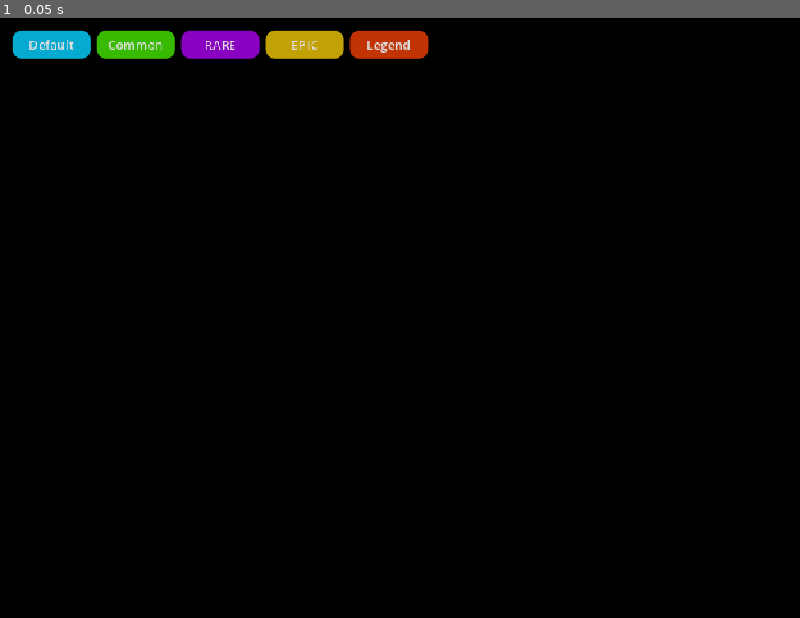
Above: before the commit, frame 1.
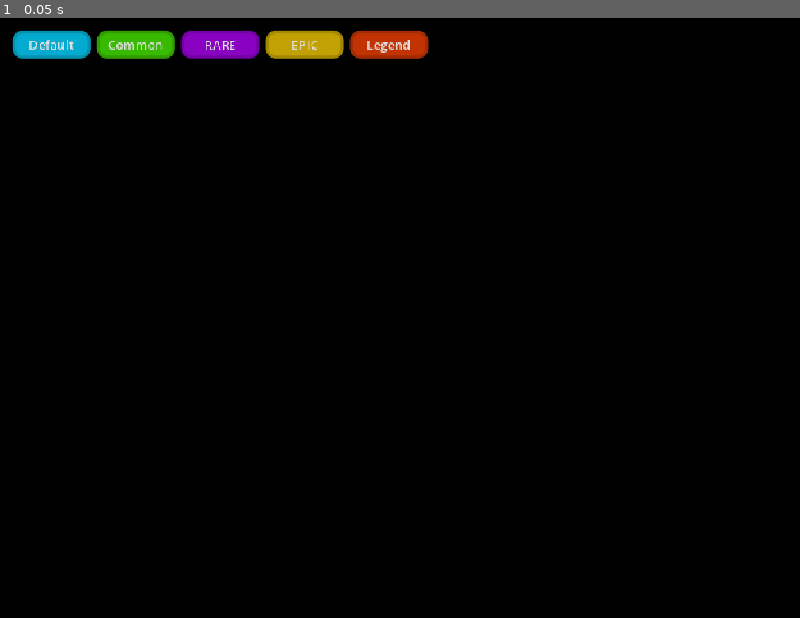
Above: after the commit, the same moment.

Repository: leexiaohui1997/brotato
Game: Godot game, scene res://scenes/dashboard/ui_dashboard/ui_dashboard.tscn
Two runs of this game, one before a commit and one after it. Both use one fixed random seed, a clock stepped at 60 frames per second and the inputs below. The project has no main scene, so this scene is started directly.
Inputs:
- Up to frame 1 (0.05 s): no input

The runs differ from the first frame. In frame 1, 0.5% of the frame differs, in the area x 1-54%, y 2-7%.

Commit message:
feat(ui-button): 支持按钮边框宽度与边框色
- 新增 BroButtonConfig.border_width 配置项控制是否绘制边框
- 新增 ColorUtils.generate_border_colors 生成各状态边框色值
- BroButton.update_styles 在存在 border_width 时应用边框宽度与颜色
- ui_dashboard 为默认按钮配置边框宽度 4 并补充样式边框

Diff:
--- a/scenes/dashboard/ui_dashboard/ui_dashboard.tscn
+++ b/scenes/dashboard/ui_dashboard/ui_dashboard.tscn
@@ -5,6 +5,11 @@
 
 [sub_resource type="StyleBoxFlat" id="StyleBoxFlat_ccbgh"]
 bg_color = Color(0.015686275, 0.6666667, 0.8117647, 1)
+border_width_left = 4
+border_width_top = 4
+border_width_right = 4
+border_width_bottom = 4
+border_color = Color(0.013367417, 0.5681158, 0.6917647, 1)
 corner_radius_top_left = 12
 corner_radius_top_right = 12
 corner_radius_bottom_right = 12
@@ -12,6 +17,11 @@
 
 [sub_resource type="StyleBoxFlat" id="StyleBoxFlat_s7hxd"]
 bg_color = Color(0.014140364, 0.60096604, 0.73176473, 1)
+border_width_left = 4
+border_width_top = 4
+border_width_right = 4
+border_width_bottom = 4
+border_color = Color(0.011821526, 0.50241536, 0.6117647, 1)
 corner_radius_top_left = 12
 corner_radius_top_right = 12
 corner_radius_bottom_right = 12
@@ -19,6 +29,11 @@
 
 [sub_resource type="StyleBoxFlat" id="StyleBoxFlat_vo2rd"]
 bg_color = Color(0.017232146, 0.7323669, 0.8917647, 1)
+border_width_left = 4
+border_width_top = 4
+border_width_right = 4
+border_width_bottom = 4
+border_color = Color(0.014913308, 0.63381624, 0.7717647, 1)
 corner_radius_top_left = 12
 corner_radius_top_right = 12
 corner_radius_bottom_right = 12
@@ -26,13 +41,29 @@
 
 [sub_resource type="StyleBoxFlat" id="StyleBoxFlat_frb25"]
 bg_color = Color(0.56, 0.6744827, 0.7, 1)
-corner_radius_top_left = 12
-corner_radius_top_right = 12
-corner_radius_bottom_right = 12
-corner_radius_bottom_left = 12
+border_width_left = 4
+border_width_top = 4
+border_width_right = 4
+border_width_bottom = 4
+border_color = Color(0.54, 0.58906406, 0.6, 1)
+corner_radius_top_left = 12
+corner_radius_top_right = 12
+corner_radius_bottom_right = 12
+corner_radius_bottom_left = 12
+
+[sub_resource type="Resource" id="Resource_pibyo"]
+script = ExtResource("2_ccbgh")
+corner_radius = 12
+border_width = 4
+metadata/_custom_type_script = "uid://bpfmiym8fs6pp"
 
 [sub_resource type="StyleBoxFlat" id="StyleBoxFlat_pibyo"]
 bg_color = Color(0.21960784, 0.7294118, 0, 1)
+border_width_left = 4
+border_width_top = 4
+border_width_right = 4
+border_width_bottom = 4
+border_color = Color(0.18347879, 0.6094118, 0, 1)
 corner_radius_top_left = 12
 corner_radius_top_right = 12
 corner_radius_bottom_right = 12
@@ -40,6 +71,11 @@
 
 [sub_resource type="StyleBoxFlat" id="StyleBoxFlat_x5jt4"]
 bg_color = Color(0.1955218, 0.6494118, 0, 1)
+border_width_left = 4
+border_width_top = 4
+border_width_right = 4
+border_width_bottom = 4
+border_color = Color(0.15939277, 0.5294118, 0, 1)
 corner_radius_top_left = 12
 corner_radius_top_right = 12
 corner_radius_bottom_right = 12
@@ -47,6 +83,11 @@
 
 [sub_resource type="StyleBoxFlat" id="StyleBoxFlat_yp0e1"]
 bg_color = Color(0.24369383, 0.80941176, 0, 1)
+border_width_left = 4
+border_width_top = 4
+border_width_right = 4
+border_width_bottom = 4
+border_color = Color(0.2075648, 0.68941176, 0, 1)
 corner_radius_top_left = 12
 corner_radius_top_right = 12
 corner_radius_bottom_right = 12
@@ -54,6 +95,11 @@
 
 [sub_resource type="StyleBoxFlat" id="StyleBoxFlat_f5hdi"]
 bg_color = Color(0.60215056, 0.7, 0.56, 1)
+border_width_left = 4
+border_width_top = 4
+border_width_right = 4
+border_width_bottom = 4
+border_color = Color(0.5580645, 0.6, 0.54, 1)
 corner_radius_top_left = 12
 corner_radius_top_right = 12
 corner_radius_bottom_right = 12
@@ -63,10 +109,16 @@
 script = ExtResource("2_ccbgh")
 type = 1
 corner_radius = 12
+border_width = 4
 metadata/_custom_type_script = "uid://bpfmiym8fs6pp"
 
 [sub_resource type="StyleBoxFlat" id="StyleBoxFlat_7wlua"]
 bg_color = Color(0.5372549, 0.007843138, 0.7607843, 1)
+border_width_left = 4
+border_width_top = 4
+border_width_right = 4
+border_width_bottom = 4
+border_color = Color(0.45251265, 0.006606024, 0.6407843, 1)
 corner_radius_top_left = 12
 corner_radius_top_right = 12
 corner_radius_bottom_right = 12
@@ -74,6 +126,11 @@
 
 [sub_resource type="StyleBoxFlat" id="StyleBoxFlat_6dx4p"]
 bg_color = Color(0.4807601, 0.0070183957, 0.68078434, 1)
+border_width_left = 4
+border_width_top = 4
+border_width_right = 4
+border_width_bottom = 4
+border_color = Color(0.39601782, 0.005781282, 0.56078434, 1)
 corner_radius_top_left = 12
 corner_radius_top_right = 12
 corner_radius_bottom_right = 12
@@ -81,6 +138,11 @@
 
 [sub_resource type="StyleBoxFlat" id="StyleBoxFlat_kd1ve"]
 bg_color = Color(0.59374976, 0.00866788, 0.8407843, 1)
+border_width_left = 4
+border_width_top = 4
+border_width_right = 4
+border_width_bottom = 4
+border_color = Color(0.50900745, 0.0074307667, 0.7207843, 1)
 corner_radius_top_left = 12
 corner_radius_top_right = 12
 corner_radius_bottom_right = 12
@@ -88,6 +150,11 @@
 
 [sub_resource type="StyleBoxFlat" id="StyleBoxFlat_4c4x8"]
 bg_color = Color(0.6584375, 0.56, 0.7, 1)
+border_width_left = 4
+border_width_top = 4
+border_width_right = 4
+border_width_bottom = 4
+border_color = Color(0.58218753, 0.54, 0.6, 1)
 corner_radius_top_left = 12
 corner_radius_top_right = 12
 corner_radius_bottom_right = 12
@@ -97,10 +164,16 @@
 script = ExtResource("2_ccbgh")
 type = 2
 corner_radius = 12
+border_width = 4
 metadata/_custom_type_script = "uid://bpfmiym8fs6pp"
 
 [sub_resource type="StyleBoxFlat" id="StyleBoxFlat_g20qo"]
 bg_color = Color(0.75686276, 0.6313726, 0.011764706, 1)
+border_width_left = 4
+border_width_top = 4
+border_width_right = 4
+border_width_bottom = 4
+border_color = Color(0.63686275, 0.53126895, 0.009899431, 1)
 corner_radius_top_left = 12
 corner_radius_top_right = 12
 corner_radius_bottom_right = 12
@@ -108,6 +181,11 @@
 
 [sub_resource type="StyleBoxFlat" id="StyleBoxFlat_v7usd"]
 bg_color = Color(0.6768628, 0.5646368, 0.010521194, 1)
+border_width_left = 4
+border_width_top = 4
+border_width_right = 4
+border_width_bottom = 4
+border_color = Color(0.5568628, 0.4645332, 0.008655907, 1)
 corner_radius_top_left = 12
 corner_radius_top_right = 12
 corner_radius_bottom_right = 12
@@ -115,6 +193,11 @@
 
 [sub_resource type="StyleBoxFlat" id="StyleBoxFlat_vqfpm"]
 bg_color = Color(0.83686274, 0.6981083, 0.0130082425, 1)
+border_width_left = 4
+border_width_top = 4
+border_width_right = 4
+border_width_bottom = 4
+border_color = Color(0.71686274, 0.5980047, 0.011142955, 1)
 corner_radius_top_left = 12
 corner_radius_top_right = 12
 corner_radius_bottom_right = 12
@@ -122,6 +205,11 @@
 
 [sub_resource type="StyleBoxFlat" id="StyleBoxFlat_qddei"]
 bg_color = Color(0.7, 0.67642105, 0.56, 1)
+border_width_left = 4
+border_width_top = 4
+border_width_right = 4
+border_width_bottom = 4
+border_color = Color(0.6, 0.5898948, 0.54, 1)
 corner_radius_top_left = 12
 corner_radius_top_right = 12
 corner_radius_bottom_right = 12
@@ -131,10 +219,16 @@
 script = ExtResource("2_ccbgh")
 type = 3
 corner_radius = 12
+border_width = 4
 metadata/_custom_type_script = "uid://bpfmiym8fs6pp"
 
 [sub_resource type="StyleBoxFlat" id="StyleBoxFlat_ucfgr"]
 bg_color = Color(0.75686276, 0.2, 0.011764706, 1)
+border_width_left = 4
+border_width_top = 4
+border_width_right = 4
+border_width_bottom = 4
+border_color = Color(0.63686275, 0.16829014, 0.009899431, 1)
 corner_radius_top_left = 12
 corner_radius_top_right = 12
 corner_radius_bottom_right = 12
@@ -142,6 +236,11 @@
 
 [sub_resource type="StyleBoxFlat" id="StyleBoxFlat_wqj1a"]
 bg_color = Color(0.6768628, 0.17886008, 0.010521194, 1)
+border_width_left = 4
+border_width_top = 4
+border_width_right = 4
+border_width_bottom = 4
+border_color = Color(0.5568628, 0.14715025, 0.008655907, 1)
 corner_radius_top_left = 12
 corner_radius_top_right = 12
 corner_radius_bottom_right = 12
@@ -149,6 +248,11 @@
 
 [sub_resource type="StyleBoxFlat" id="StyleBoxFlat_riogs"]
 bg_color = Color(0.83686274, 0.22113986, 0.0130082425, 1)
+border_width_left = 4
+border_width_top = 4
+border_width_right = 4
+border_width_bottom = 4
+border_color = Color(0.71686274, 0.18943003, 0.011142955, 1)
 corner_radius_top_left = 12
 corner_radius_top_right = 12
 corner_radius_bottom_right = 12
@@ -156,6 +260,11 @@
 
 [sub_resource type="StyleBoxFlat" id="StyleBoxFlat_bsyfi"]
 bg_color = Color(0.7, 0.59536844, 0.56, 1)
+border_width_left = 4
+border_width_top = 4
+border_width_right = 4
+border_width_bottom = 4
+border_color = Color(0.6, 0.5551579, 0.54, 1)
 corner_radius_top_left = 12
 corner_radius_top_right = 12
 corner_radius_bottom_right = 12
@@ -165,6 +274,7 @@
 script = ExtResource("2_ccbgh")
 type = 4
 corner_radius = 12
+border_width = 4
 metadata/_custom_type_script = "uid://bpfmiym8fs6pp"
 
 [node name="UIDashboard" type="Control" unique_id=183443580]
@@ -204,6 +314,7 @@
 theme_override_styles/hover = SubResource("StyleBoxFlat_vo2rd")
 theme_override_styles/disabled = SubResource("StyleBoxFlat_frb25")
 text = "Default"
+config = SubResource("Resource_pibyo")
 
 [node name="BroButton_Common" parent="MarginContainer/BroButtons" unique_id=1683954952 instance=ExtResource("1_ftvbe")]
 layout_mode = 2
--- a/scenes/ui/button/bro_button.gd
+++ b/scenes/ui/button/bro_button.gd
@@ -11,6 +11,7 @@
 	if not config:
 		return
 	var colors := ColorUtils.generate(ColorUtils.COLOR_PRESETS[config.type])
+	var border_colors = ColorUtils.generate_border_colors(colors) if config.border_width else null
 	var box := StyleBoxFlat.new()
 	for key: String in colors.keys():
 		var backup := box.duplicate()
@@ -19,6 +20,12 @@
 		backup.corner_radius_top_right = config.corner_radius
 		backup.corner_radius_bottom_right = config.corner_radius
 		backup.corner_radius_bottom_left = config.corner_radius
+		if border_colors:
+			backup.border_width_left = config.border_width
+			backup.border_width_top = config.border_width
+			backup.border_width_right = config.border_width
+			backup.border_width_bottom = config.border_width
+			backup.border_color = border_colors[key]
 		add_theme_stylebox_override(key, backup)
 
 func _ready() -> void:
--- a/scenes/ui/button/bro_button_config.gd
+++ b/scenes/ui/button/bro_button_config.gd
@@ -3,3 +3,4 @@
 
 @export var type: ColorUtils.ColorType
 @export var corner_radius: int
+@export var border_width: int
--- a/scripts/color_utils.gd
+++ b/scripts/color_utils.gd
@@ -1,5 +1,6 @@
 class_name ColorUtils
 
+# ===== 背景色参数 =====
 # Hover 亮度提升量
 const HOVER_LIGHTNESS_DELTA := 0.08
 # Active 亮度降低量
@@ -8,6 +9,18 @@
 const DISABLED_SATURATION := 0.20
 # Disabled 明度目标值
 const DISABLED_VALUE := 0.70
+
+# ===== 边框色参数 =====
+# 边框相对背景色的亮度偏移
+const BORDER_LIGHTNESS_DELTA := -0.12
+# Hover 边框相对 Hover 背景的偏移
+const BORDER_HOVER_LIGHTNESS_DELTA := -0.12
+# Active 边框相对 Active 背景的偏移
+const BORDER_ACTIVE_LIGHTNESS_DELTA := -0.12
+# Disabled 边框饱和度
+const BORDER_DISABLED_SATURATION := 0.10
+# Disabled 边框明度
+const BORDER_DISABLED_VALUE := 0.60
 
 # 颜色类型
 enum ColorType {
@@ -48,3 +61,21 @@
 		"pressed": active_color,
 		"disabled": disabled_color
 	}
+
+## 根据状态色值生成边框色值
+static func generate_border_colors(colors: Dictionary) -> Dictionary:
+	var h = colors.normal.h
+	var s = colors.normal.s
+	var v = colors.normal.v
+
+	var normal := Color.from_hsv(h, s, clampf(v + BORDER_LIGHTNESS_DELTA, 0.0, 1.0))
+	var hover := Color.from_hsv(h, s, clampf(colors.hover.v + BORDER_HOVER_LIGHTNESS_DELTA, 0.0, 1.0))
+	var pressed := Color.from_hsv(h, s, clampf(colors.pressed.v + BORDER_ACTIVE_LIGHTNESS_DELTA, 0.0, 1.0))
+	var disabled := Color.from_hsv(h, BORDER_DISABLED_SATURATION, BORDER_DISABLED_VALUE)
+
+	return {
+		"normal": normal,
+		"hover": hover,
+		"pressed": pressed,
+		"disabled": disabled
+	}
